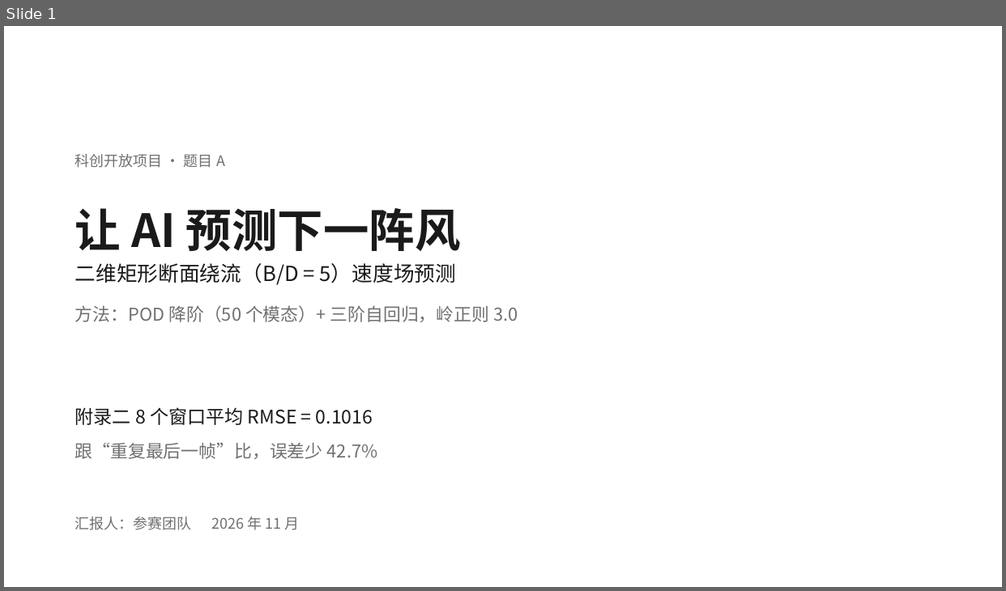
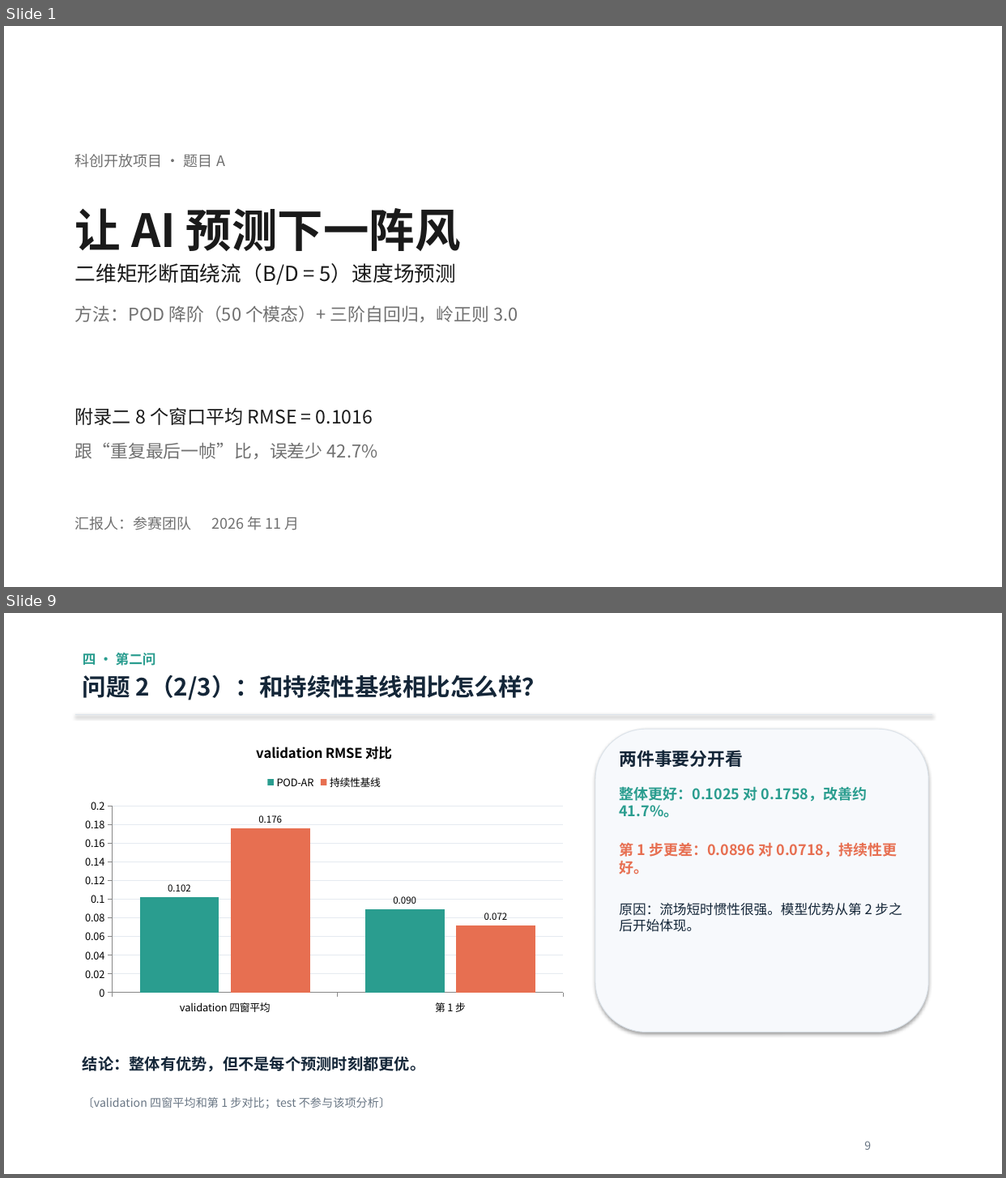
Before and after one commit to tuofeilun711/-A-, a slide deck: deliverables/A题_POD-AR_答辩汇报.pptx. Shown one above the other, each under a label of ours: slide 1 before the commit, slides 1 and 9 after it; the slides between them are not shown. The pictures are 1006x591 and 1006x1178 pixels, drawn with LibreOffice and Linux fonts; fonts in the diff are those of the drawing. Boxes give left, top, right and bottom in pixels: in the first picture for what was removed or moved away, otherwise in the second. Text is boxed around its words. In the diff, an @@ line names an element or a change of style, - is before the commit and + after.

Commit message:
Expand problem 2 into evaluation, baseline, and credibility slides
- separate error growth from baseline comparison
- add validation comparison chart for overall and first-step RMSE
- retain uncertainty coverage and applicability boundary

```diff
--- a/deliverables/A题_POD-AR_答辩汇报.pptx
+++ b/deliverables/A题_POD-AR_答辩汇报.pptx
@@ slide 9 added at (4, 613, 1002, 1174), background #FFFFFF @@
@@ text added at (83, 653, 156, 666), 13 pt, text #2A9D8F, bold @@
+四 · 第二问
@@ text added at (83, 675, 547, 700), 23 pt, text #142638, bold @@
+问题 2（2/3）：和持续性基线相比怎么样？
@@ line added from (75, 715) to (932, 715), #DCE3EA 1 pt @@
@@ column chart added at (75, 729, 573, 1021) @@
+title "validation RMSE 对比"
+categories: validation 四窗平均, 第 1 步
+POD-AR: 0.102, 0.09
+持续性基线: 0.176, 0.072
@@ rounded rectangle added at (595, 729, 928, 1033), fill #F7F9FC, outline #DCE3EA 0.75 pt @@
@@ text added at (619, 750, 743, 767), 17 pt, text #142638, bold @@
+两件事要分开看
@@ text added at (619, 786, 867, 818), 14 pt, text #2A9D8F, bold @@
+整体更好：0.1025 对 0.1758，改善约 41.7%。
@@ text added at (619, 842, 897, 875), 14 pt, text #E76F51, bold @@
+第 1 步更差：0.0896 对 0.0718，持续性更好。
@@ text added at (619, 903, 901, 932), 13 pt, text #142638 @@
+原因：流场短时惯性很强。模型优势从第 2 步之后开始体现。
@@ text added at (83, 1056, 425, 1072), 15 pt, text #142638, bold @@
+结论：整体有优势，但不是每个预测时刻都更优。
@@ text added at (83, 1097, 390, 1109), 11 pt, text #697684 @@
+〔validation 四窗平均和第 1 步对比；test 不参与该项分析〕
@@ text added at (864, 1141, 871, 1150), 11 pt, text #697684 @@
+9
```
Also in this commit, not shown: 12 slides changed.
